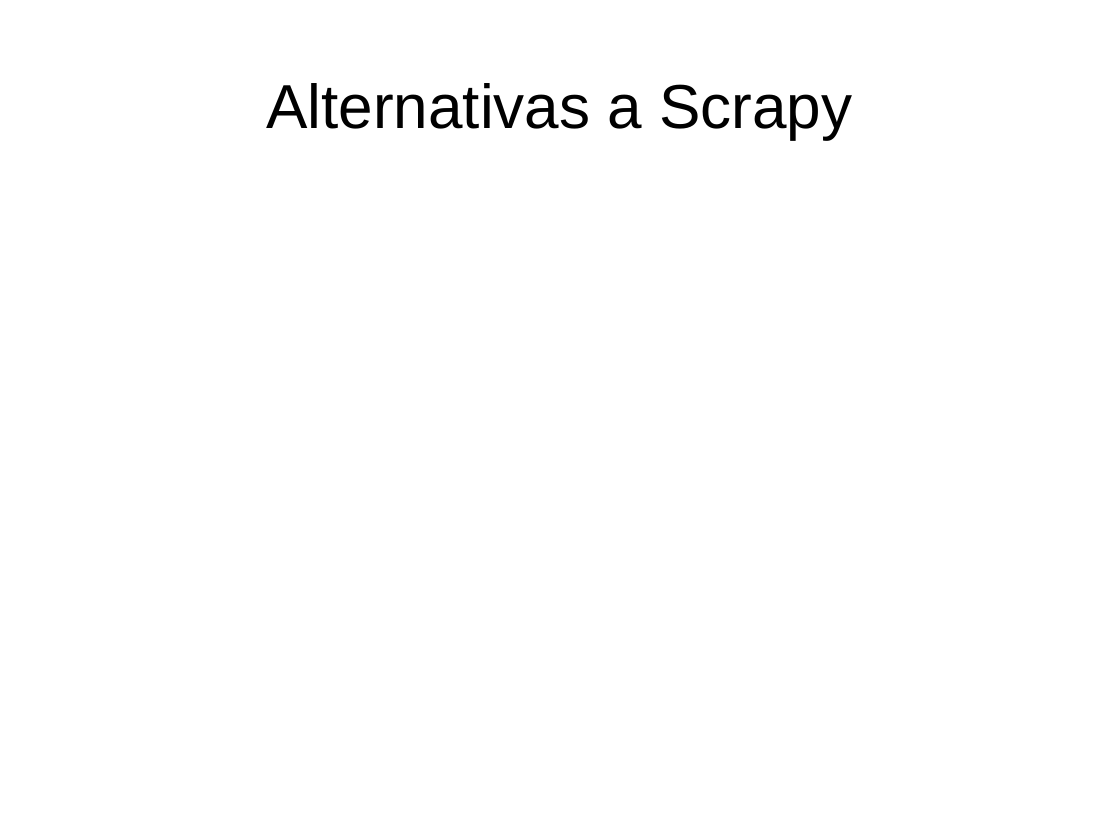
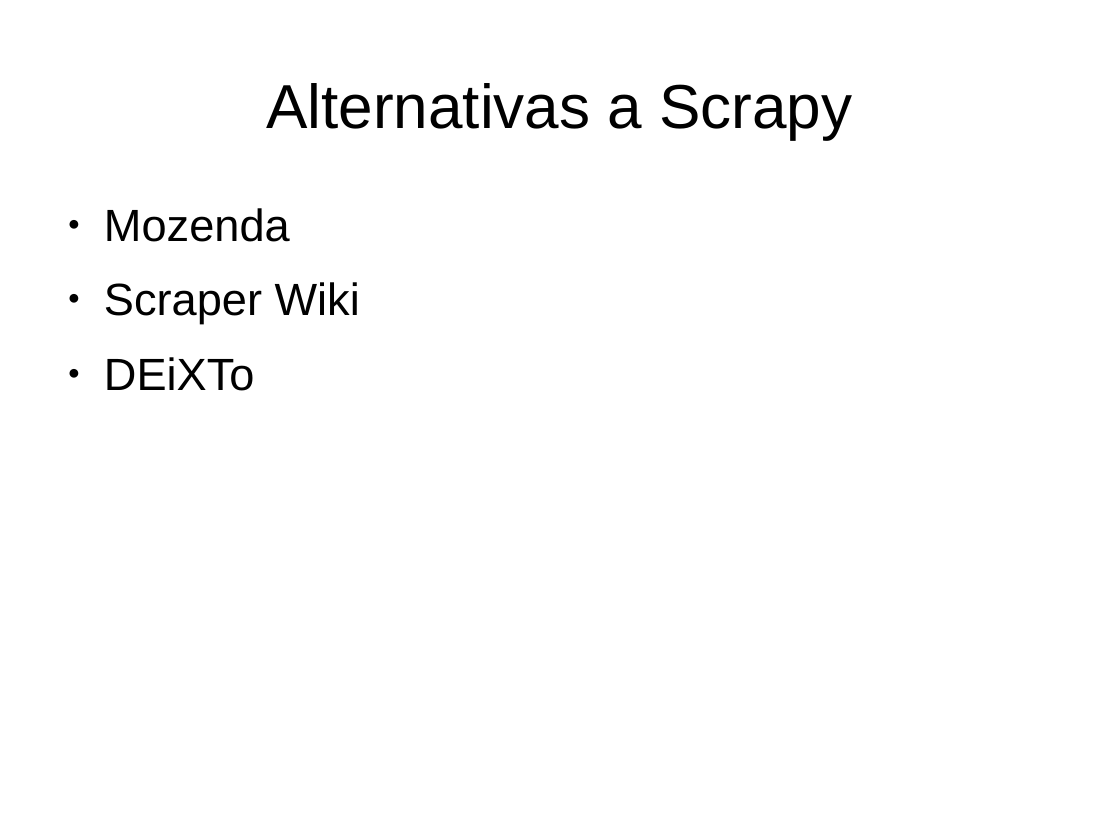
Before and after one commit to renatolrr/OpenDayOslRecycler2014, a slide deck: slide 8 of 2º_OpenDataDay_Granada_2014.odp. Drawn at 1120x840 pixels with LibreOffice and Linux fonts; fonts in the diff are those of the drawing. Boxes give left, top, right and bottom in pixels: in the first picture for what was removed or moved away, otherwise in the second. Text is boxed around its words. In the diff, an @@ line names an element or a change of style, - is before the commit and + after.

```diff
--- a/2º_OpenDataDay_Granada_2014.odp
+++ b/2º_OpenDataDay_Granada_2014.odp
@@ text added at box(104, 208, 360, 391), 32 pt, text #000000 @@
+● Mozenda
+● Scraper Wiki
+● DEiXTo
```
Also in this commit, not shown: 1 other slide changed.
